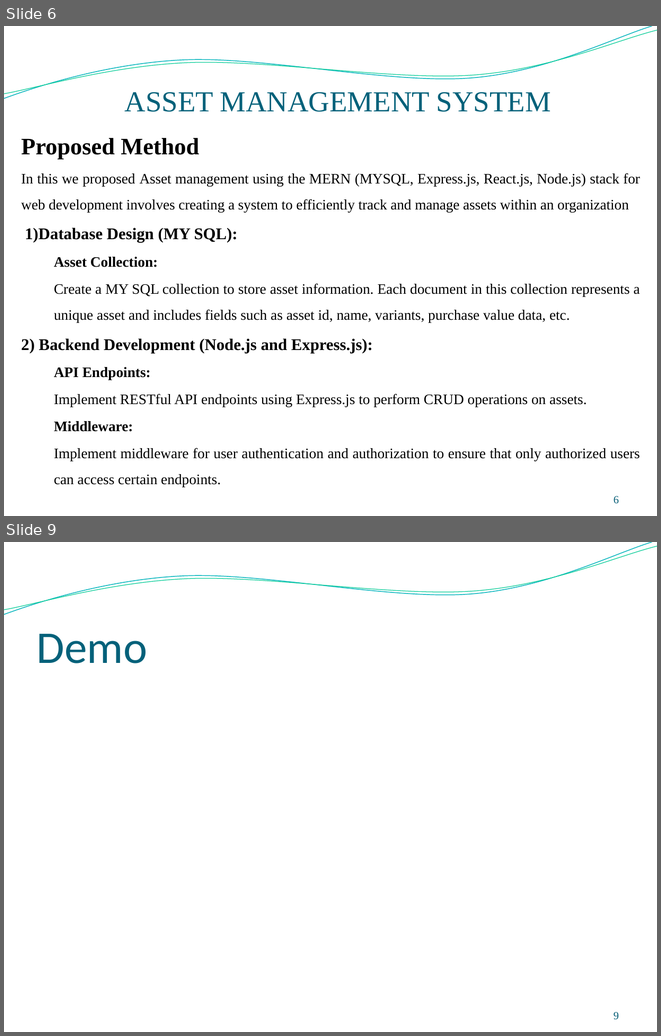
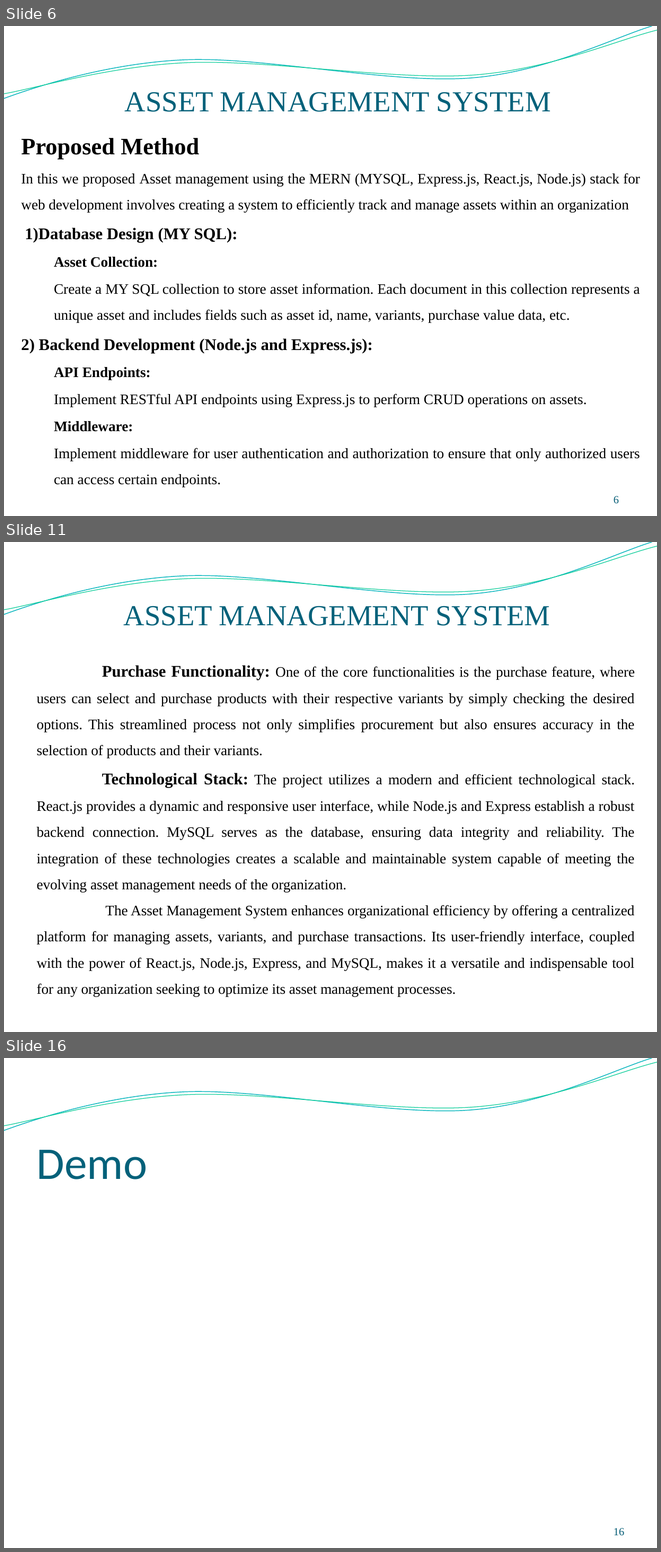
Before and after one commit to surya0811/Assetmanagement1, a slide deck: reports/ppt final.pptx. Shown one above the other, each under a label of ours: slides 6 and 9 before the commit, slides 6, 11 and 16 after it; the slides between them are not shown. The pictures are 661x1036 and 661x1552 pixels, drawn with LibreOffice and Linux fonts; fonts in the diff are those of the drawing; background and template pictures are left out. Boxes give left, top, right and bottom in pixels: in the first picture for what was removed or moved away, otherwise in the second. Text is boxed around its words. In the diff, an @@ line names an element or a change of style, - is before the commit and + after.

```diff
--- a/reports/ppt final.pptx
+++ b/reports/ppt final.pptx
@@ slide 11 added at (4, 542, 657, 1032), background picture (left out); not listed: 2 template elements that a slide beside it also shows @@
@@ title added at (124, 606, 550, 626), 32 pt, text #04617A @@
+ASSET MANAGEMENT SYSTEM
@@ text added at (37, 665, 635, 996), 16 pt, text #000000 @@
+Purchase Functionality: One of the core functionalities is the purchase feature, where users can select and purchase products with their respective variants by simply checking the desired options. This streamlined process not only simplifies procurement but also ensures accuracy in the selection of products and their variants.
+Technological Stack: The project utilizes a modern and efficient technological stack. React.js provides a dynamic and responsive user interface, while Node.js and Express establish a robust backend connection. MySQL serves as the database, ensuring data integrity and reliability. The integration of these technologies creates a scalable and maintainable system capable of meeting the evolving asset management needs of the organization.
+The Asset Management System enhances organizational efficiency by offering a centralized platform for managing assets, variants, and purchase transactions. Its user-friendly interface, coupled with the power of React.js, Node.js, Express, and MySQL, makes it a versatile and indispensable tool for any organization seeking to optimize its asset management processes.
@@ what was slide 9 is now slide 16 @@
@@ page number at (614, 1528, 624, 1536): text changed @@
-9
+16
```
Also in this commit, not shown: 7 other slides added, 1 slide removed, 10 other files.
